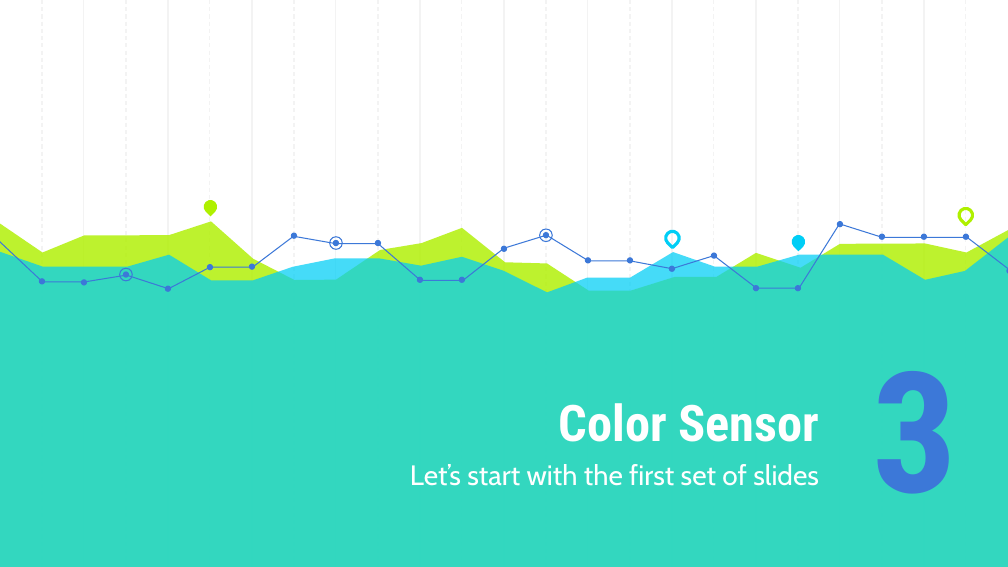
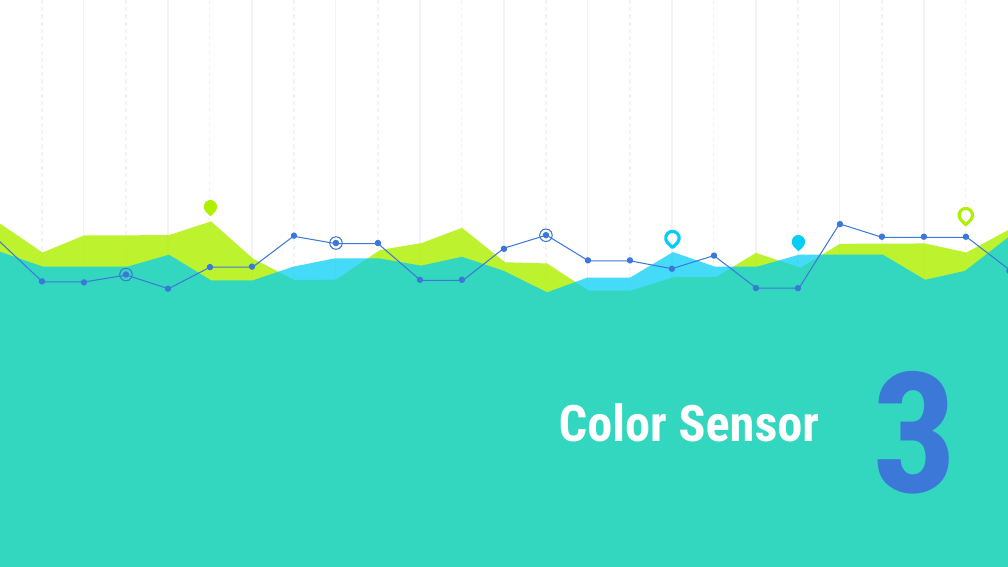
Before and after one commit to elisemoe/FLL-Team-Resources, a slide deck: slide 6 of Coding/Ev3-Sensors.pptx (slide 7 before the commit). Drawn at 1008x567 pixels with LibreOffice and Linux fonts; fonts in the diff are those of the drawing. Boxes give left, top, right and bottom in pixels: in the first picture for what was removed or moved away, otherwise in the second. Text is boxed around its words. In the diff, an @@ line names an element or a change of style, - is before the commit and + after.

```diff
--- a/Coding/Ev3-Sensors.pptx
+++ b/Coding/Ev3-Sensors.pptx
@@ subtitle removed at [410,464,819,486] @@
-Let’s start with the first set of slides
```
Also in this commit, not shown: 3 other slides changed, 15 slides removed, 3 other files.
